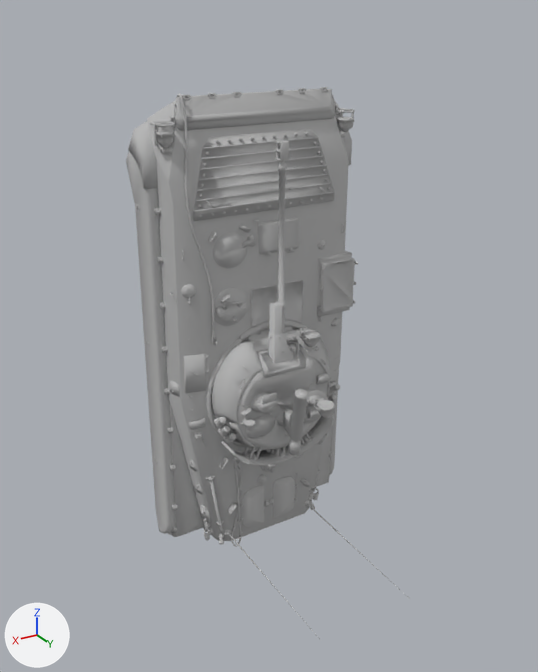
An edit to the FBX model Assets/Models/Bmp_2/BMP-2.fbx, drawn before and after from the same camera.
Both versions are drawn from a 50 mm lens placed at (5.04, 8.73, 4.32), pointed at (0.26, 0.77, 0.33). Lighting does not change. The marker at lower left points along +X, +Y and +Z. Objects named as collision shapes, trigger or cutter boxes, shadow casters or lower levels of detail are left out. Vertices at the same position are counted once.

In view in the first picture: 'Bmp_2_Barrel', 'Bmp_2_Body', 'Bmp_2_Cannon', 'Bmp_2_Turret'.
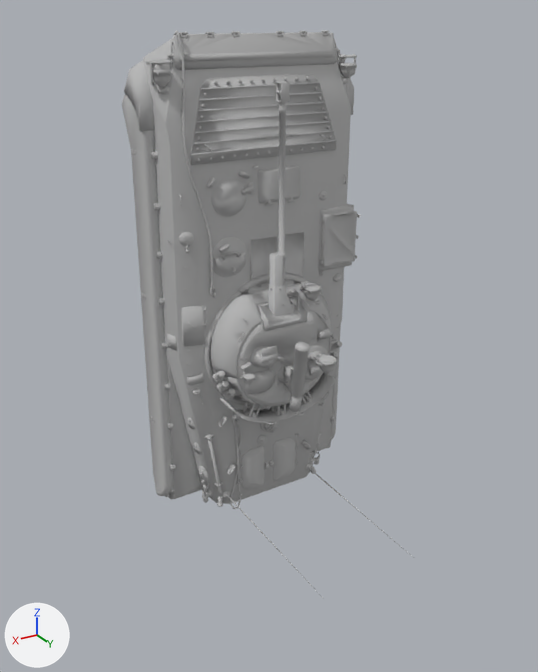
Patch to the scene script:
```diff
--- a/Assets/Models/Bmp_2/BMP-2.fbx.py
+++ b/Assets/Models/Bmp_2/BMP-2.fbx.py
@@ me_vehicle_bmp_woodland_lod0 @@
 me_vehicle_bmp_woodland_lod0.from_pydata(...)  # 17379 vertices, 29345 faces; spans x -1.59..1.58, y -1.11..2.87, z -3.32..3.45
 # used by ob_bmp_2_body; location = (0.0, 0.0, 0.0)
+# me_vehicle_bmp_woodland_lod0 part 3: the whole mesh is moved by (0.0, 0.0, 0.7)
 me_vehicle_bmp_woodland_lod0.materials.append(mat_body)
@@ me_vehicle_bmp_woodland_lod0_008 @@
 me_vehicle_bmp_woodland_lod0_008.from_pydata(...)  # 668 vertices, 1040 faces; spans x -0.364..0.328, y 0.461..0.78, z -0.292..0.729
 # used by ob_bmp_2_cannon; location = (0.0, 0.0, 0.0)
+# me_vehicle_bmp_woodland_lod0_008 part 1: the whole mesh is moved by (0.0, 0.0, 0.704)
 me_vehicle_bmp_woodland_lod0_008.materials.append(mat_turret)
@@ me_vehicle_bmp_woodland_lod0_006 @@
 me_vehicle_bmp_woodland_lod0_006.from_pydata(...)  # 7269 vertices, 12463 faces; spans x -1.02..1.01, y 0.32..1.28, z -1.77..0.22
 # used by ob_bmp_2_turret; location = (0.0, 0.0, 0.0)
+# me_vehicle_bmp_woodland_lod0_006 part 2: the whole mesh is moved by (0.0, 0.0, 0.7)
 me_vehicle_bmp_woodland_lod0_006.materials.append(mat_turret)
```

Boxes (x1, y1, x2, y2) around the edits, measured in the pictures (538 x 672 px):
'Bmp_2_Body', mesh moved
    before: (126, 87, 410, 638)
    after: (122, 30, 414, 599)
'Bmp_2_Turret', mesh moved
    before: (211, 326, 340, 467)
    after: (210, 280, 342, 424)
'Bmp_2_Cannon', mesh moved
    before: (256, 301, 306, 378)
    after: (256, 252, 307, 331)
